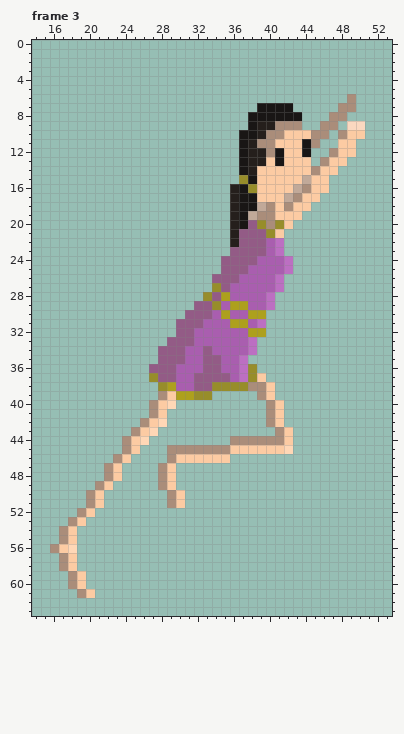
Two states of a pixel-art file, Assets/_Project/Art/Player/young_gaia_jump.aseprite. Above: the version before the commit.
64x64 pixels, 7 frames. Shown: frame 3: x 14..53, y 0..63. The commit also changed other frames, which this record leaves out.
After:
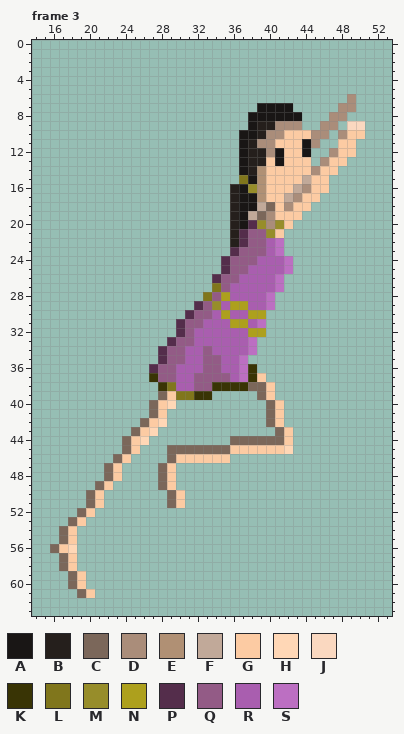
Palette (. is transparent): A #191615  B #251f1c  C #7b675a  D #aa8d7a  E #b09074  F #c1a999  G #fccba3  H #ffd7b6  J #fad8c0  K #393405  L #80761c  M #978d2a  N #ada01d  P #542d4b  Q #935b86  R #a95eaf  S #bc6fc2
From old to new:
{"where": "frame 3, layer \"Layer 2\""}
{"frame":3,"y":14,"x":39,"old":"G","new":"E"}
{"frame":3,"y":15,"x":37,"old":"M","new":"L"}
{"frame":3,"y":15,"x":39,"old":"G","new":"E"}
{"frame":3,"y":16,"x":39,"old":"G","new":"E"}
{"frame":3,"y":17,"x":39,"old":"G","new":"E"}
{"frame":3,"y":18,"x":40,"old":"D","new":"C"}
{"frame":3,"y":19,"x":39,"old":"D","new":"C"}
{"frame":3,"y":20,"x":38,"old":"Q","new":"P"}
{"frame":3,"y":21,"x":37,"old":"Q","new":"P"}
{"frame":3,"y":22,"x":37,"old":"Q","new":"P"}
{"frame":3,"y":23,"x":36,"old":"Q","new":"P"}
{"frame":3,"y":24,"x":35,"old":"Q","new":"P"}
{"frame":3,"y":25,"x":35,"old":"Q","new":"P"}
{"frame":3,"y":26,"x":34,"old":"Q","new":"P"}
{"frame":3,"y":27,"x":34,"old":"M","new":"L"}
{"frame":3,"y":28,"x":33,"old":"M","new":"L"}
{"frame":3,"y":29,"x":32,"old":"Q","new":"P"}
{"frame":3,"y":30,"x":31,"old":"Q","new":"P"}
{"frame":3,"y":31,"x":30,"old":"Q","new":"P"}
{"frame":3,"y":32,"x":30,"old":"Q","new":"P"}
{"frame":3,"y":33,"x":29,"old":"Q","new":"P"}
{"frame":3,"y":34,"x":28,"old":"Q","new":"P"}
{"frame":3,"y":35,"x":28,"old":"Q","new":"P"}
{"frame":3,"y":36,"x":27,"old":"Q","new":"P"}
{"frame":3,"y":36,"x":38,"old":"M","new":"K"}
{"frame":3,"y":37,"x":27,"old":"M","new":"K"}
{"frame":3,"y":37,"x":38,"old":"M","new":"K"}
{"frame":3,"y":38,"x":28,"old":"MN","new":"KL"}
{"frame":3,"y":38,"x":34,"old":"MMMMDD","new":"KKKKCC"}
{"frame":3,"y":39,"x":28,"old":"D","new":"C"}
{"frame":3,"y":39,"x":30,"old":"NNMM","new":"LLKK"}
{"frame":3,"y":39,"x":39,"old":"D","new":"C"}
{"frame":3,"y":40,"x":27,"old":"D","new":"C"}
{"frame":3,"y":40,"x":40,"old":"D","new":"C"}
{"frame":3,"y":41,"x":27,"old":"D","new":"C"}
{"frame":3,"y":41,"x":40,"old":"D","new":"C"}
{"frame":3,"y":42,"x":26,"old":"D","new":"C"}
{"frame":3,"y":42,"x":40,"old":"D","new":"C"}
{"frame":3,"y":43,"x":25,"old":"D","new":"C"}
{"frame":3,"y":43,"x":41,"old":"D","new":"C"}
{"frame":3,"y":44,"x":24,"old":"D","new":"C"}
{"frame":3,"y":44,"x":36,"old":"DDDDDD","new":"CCCCCC"}
{"frame":3,"y":45,"x":24,"old":"D","new":"C"}
{"frame":3,"y":45,"x":29,"old":"DDDDDDD","new":"CCCCCCC"}
{"frame":3,"y":46,"x":23,"old":"D","new":"C"}
{"frame":3,"y":46,"x":29,"old":"D","new":"C"}
{"frame":3,"y":47,"x":22,"old":"D","new":"C"}
{"frame":3,"y":47,"x":28,"old":"D","new":"C"}
{"frame":3,"y":48,"x":22,"old":"D","new":"C"}
{"frame":3,"y":48,"x":28,"old":"D","new":"C"}
{"frame":3,"y":49,"x":21,"old":"D","new":"C"}
{"frame":3,"y":49,"x":28,"old":"D","new":"C"}
{"frame":3,"y":50,"x":20,"old":"D","new":"C"}
{"frame":3,"y":50,"x":29,"old":"D","new":"C"}
{"frame":3,"y":51,"x":20,"old":"D","new":"C"}
{"frame":3,"y":51,"x":29,"old":"D","new":"C"}
{"frame":3,"y":52,"x":19,"old":"D","new":"C"}
{"frame":3,"y":53,"x":18,"old":"D","new":"C"}
{"frame":3,"y":54,"x":17,"old":"D","new":"C"}
{"frame":3,"y":55,"x":17,"old":"D","new":"C"}
{"frame":3,"y":56,"x":16,"old":"D","new":"C"}
{"frame":3,"y":57,"x":17,"old":"D","new":"C"}
{"frame":3,"y":58,"x":17,"old":"D","new":"C"}
{"frame":3,"y":59,"x":18,"old":"D","new":"C"}
{"frame":3,"y":60,"x":18,"old":"D","new":"C"}
{"frame":3,"y":61,"x":19,"old":"D","new":"C"}
{"label":"changed","picture_box":[50,166,284,598]}
